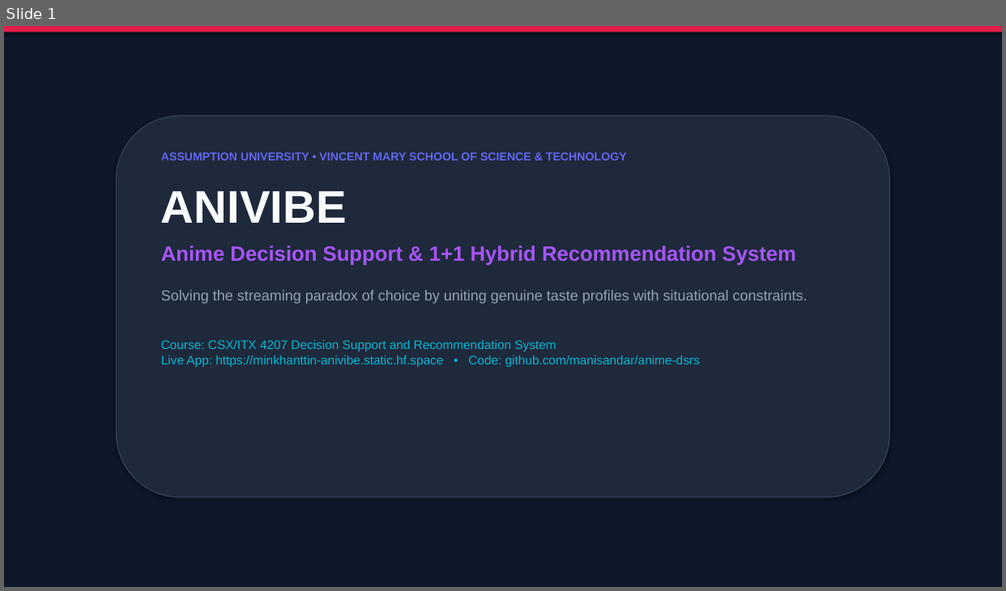
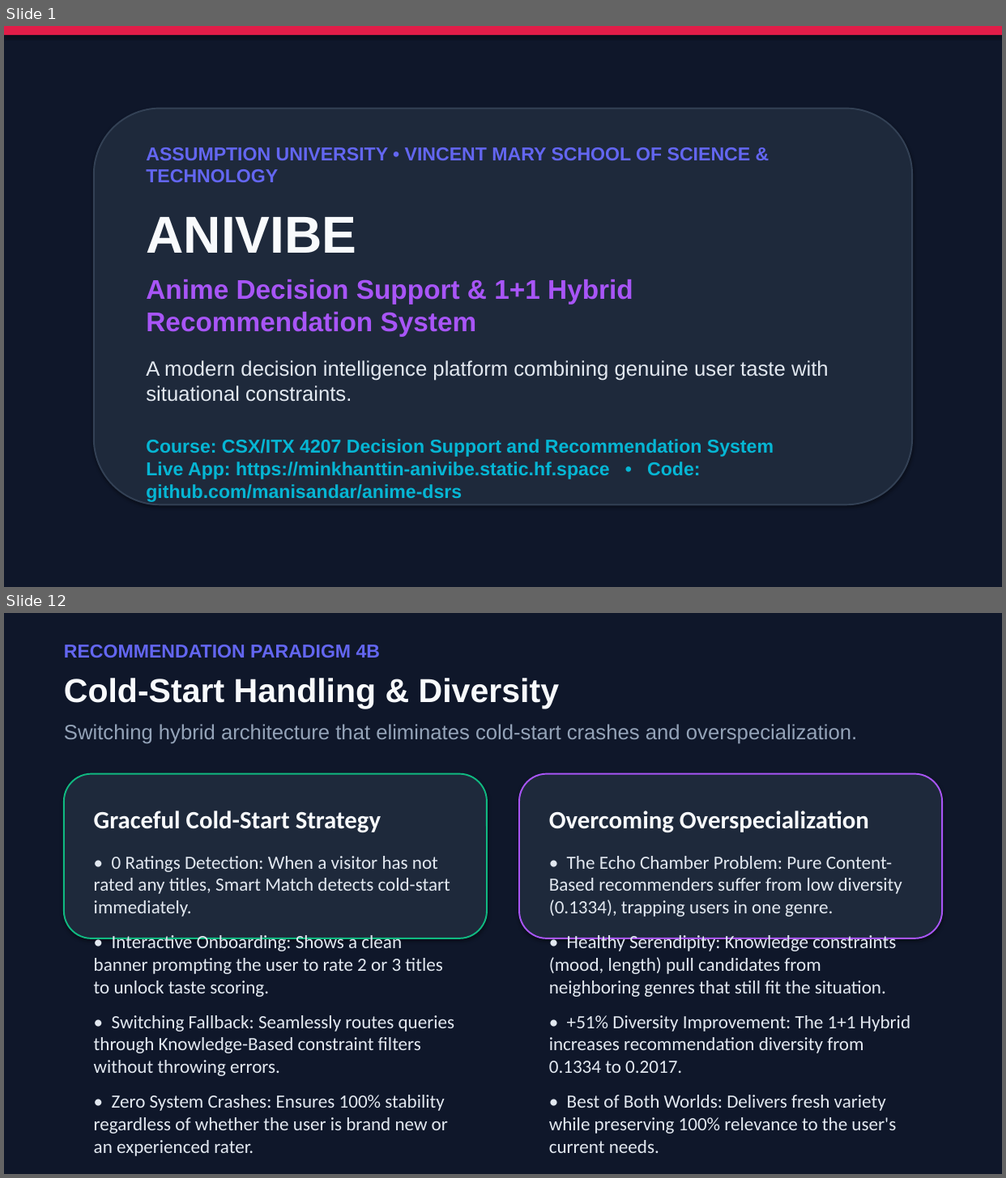
Before and after one commit to manisandar/anime-dsrs, a slide deck: ANIVIBE_Presentation.pptx. Shown one above the other, each under a label of ours: slide 1 before the commit, slides 1 and 12 after it; the slides between them are not shown. The pictures are 1006x591 and 1006x1178 pixels, drawn with LibreOffice and Linux fonts; fonts in the diff are those of the drawing. Boxes give left, top, right and bottom in pixels: in the first picture for what was removed or moved away, otherwise in the second. Text is boxed around its words. In the diff, an @@ line names an element or a change of style, - is before the commit and + after.

Commit message:
docs: revise presentation slides with min 18pt font and detailed clear explanations

```diff
--- a/ANIVIBE_Presentation.pptx
+++ b/ANIVIBE_Presentation.pptx
@@ slide 12 added at [4, 613, 1002, 1174], background #FFFFFF @@
@@ rectangle added at [4, 613, 1002, 1174], fill #0F172A @@
@@ text added at [64, 645, 381, 658], 18 pt, text #6366F1, bold @@
+RECOMMENDATION PARADIGM 4B
@@ text added at [64, 678, 559, 709], 32 pt, text #F8FAFC, bold @@
+Cold-Start Handling & Diversity
@@ text added at [64, 724, 857, 744], 20 pt, text #94A3B8 @@
+Switching hybrid architecture that eliminates cold-start crashes and overspecialization.
@@ rounded rectangle added at [64, 774, 487, 939], fill #1E293B, outline #10B981 1.5 pt @@
@@ rounded rectangle added at [519, 774, 942, 939], fill #1E293B, outline #A855F7 1.5 pt @@
@@ text added at [94, 811, 455, 1157], 18 pt, text #E2E8F0 @@
+Graceful Cold-Start Strategy
+• 0 Ratings Detection: When a visitor has not rated any titles, Smart Match detects cold-start immediately.
+• Interactive Onboarding: Shows a clean banner prompting the user to rate 2 or 3 titles to unlock taste scoring.
+• Switching Fallback: Seamlessly routes queries through Knowledge-Based constraint filters without throwing errors.
+• Zero System Crashes: Ensures 100% stability regardless of whether the user is brand new or an experienced rater.
@@ text added at [549, 811, 910, 1153], 18 pt, text #E2E8F0 @@
+Overcoming Overspecialization
+• The Echo Chamber Problem: Pure Content-Based recommenders suffer from low diversity (0.1334), trapping users in one genre.
+• Healthy Serendipity: Knowledge constraints (mood, length) pull candidates from neighboring genres that still fit the situation.
+• +51% Diversity Improvement: The 1+1 Hybrid increases recommendation diversity from 0.1334 to 0.2017.
+• Best of Both Worlds: Delivers fresh variety while preserving 100% relevance to the user's current needs.
@@ slide 1 changed as well @@
@@ rectangle: place and size @@
-rectangle at [4, 26, 1002, 32]
+rectangle at [4, 26, 1002, 35]
@@ rounded rectangle: place and size @@
-rounded rectangle at [117, 116, 889, 497]
+rounded rectangle at [94, 109, 912, 506]
@@ rounded rectangle at [94, 109, 912, 506]: outline #334155 1 pt to #334155 1.5 pt @@
@@ text "ASSUMPTION UNIVERSITY • VINCENT MARY ...": place and size @@
-text "ASSUMPTION UNIVERSITY • VINCENT MARY ..." at [161, 152, 808, 367]
+text "ASSUMPTION UNIVERSITY • VINCENT MARY ..." at [146, 148, 829, 480]
@@ text at [146, 148, 774, 480]: size 11 to 18 pt in "ASSUMPTION UNIVERSITY • VINCENT MARY SCHOOL OF ..."; size 44 to 50 pt in "ANIVIBE"; size 20 to 26 pt in "Anime Decision Support & 1+1 Hybrid Recommendation ..."; size 12 to 18 pt, bold on in "Course: CSX/ITX 4207 Decision Support and Recommendation ..."; less space between paragraphs @@
@@ text at [146, 361, 829, 402]: text changed; size 14 to 20 pt; text colour #94A3B8 to #E2E8F0 @@
-Solving the streaming paradox of choice by uniting genuine taste profiles with situational constraints.
+A modern decision intelligence platform combining genuine user taste with situational constraints.
```
Also in this commit, not shown: 4 other slides changed, 10 other slides added, 7 slides removed, 1 other file.
